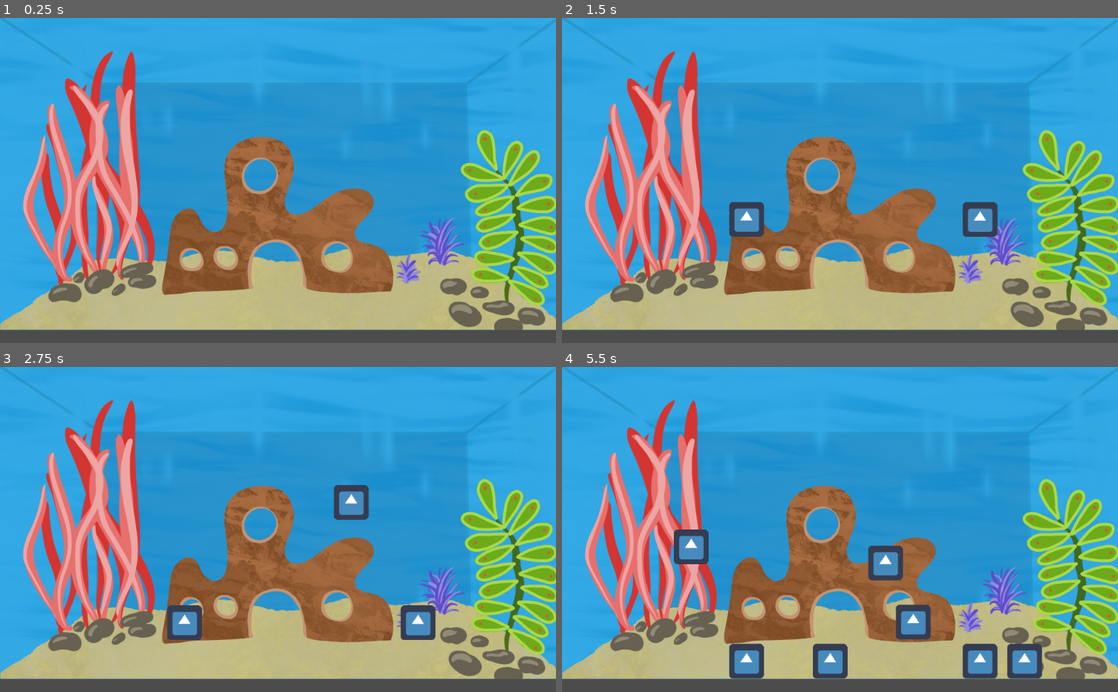
Above: before the commit, frames 1-4 (two rows, left to right).
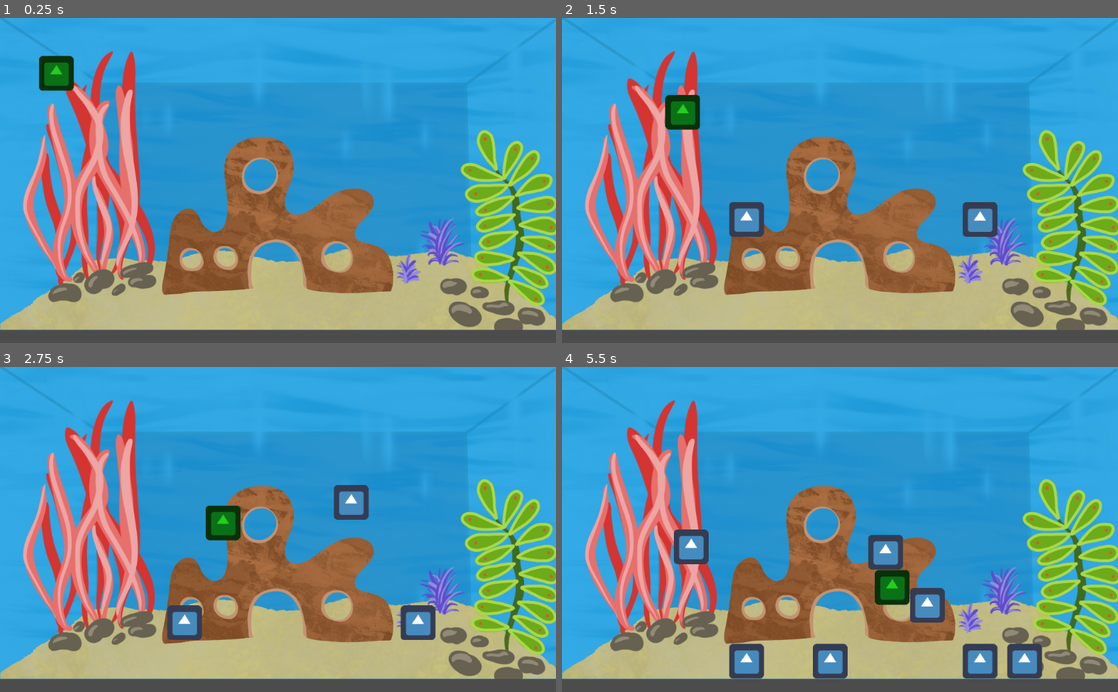
Above: after the commit, the same moments.

Repository: Quinnsicle/Aquarium
Game: Godot game, scene res://Scenes/Aquarium.tscn
The game is run twice, just before and just after one commit, with the same random seed, the same clock (stepped at 60 frames per second) and the same inputs. The engine's default icon, where the game draws it, is replaced by a stand-in: a white triangle on a blue panel in a dark square.
Inputs (mouse positions are in pixels of both pictures, inside the frame that each line leads up to):
- Up to frame 1 (0.25 s): no input
- Up to frame 2 (1.5 s): move the mouse to (962, 164) at 0.52 s; click (962, 164) at 0.6 s; move the mouse to (728, 196) at 1.27 s; click (728, 196) at 1.35 s
- Up to frame 3 (2.75 s): move the mouse to (333, 458) at 2.02 s; click (333, 458) at 2.1 s
- Up to frame 4 (5.5 s): move the mouse to (812, 594) at 2.77 s; click (812, 594) at 2.85 s; move the mouse to (1006, 578) at 3.52 s; click (1006, 578) at 3.6 s; move the mouse to (673, 480) at 4.27 s; click (673, 480) at 4.35 s; move the mouse to (867, 529) at 5.02 s; click (867, 529) at 5.1 s

The runs differ from the first frame. In frame 1, 0.7% of the frame differs, in the area x 7-14%, y 11-23%; in frame 2, 0.7%; in frame 3, 0.7%; in frame 4, 2.2%, in the area x 55-69%, y 51-84%.

Commit message:
Fish work

Diff:
--- a/KinematicBody2D.gd
+++ b/KinematicBody2D.gd
@@ -4,6 +4,8 @@
 var state = 0
 #0 for nothing, 1=right, 2=left
 
+### use prefix delta with underscore if delta is never used (_delta)
+### this is causing a warning in the debugger
 func _physics_process(delta):
 
 	if state == 0:
@@ -15,6 +17,9 @@
 		motion.x = -50
 		motion.y = -20
 
+	### you can set move_and_slide to a variable such as (collision = move_and_slide)
+	### then you can use that collision to pop the bubble or have the bubble bounce
+	### off the surface such as the wall.
 	move_and_slide(motion, Vector2(0, -1))
 
 
--- /dev/null
+++ b/Scenes/Fish.tscn
@@ -0,0 +1,19 @@
+[gd_scene load_steps=3 format=2]
+
+[ext_resource path="res://Assets/img/icon.png" type="Texture" id=1]
+[ext_resource path="res://Scripts/Fish.gd" type="Script" id=2]
+
+[node name="Fish" type="KinematicBody2D"]
+script = ExtResource( 2 )
+
+[node name="Sprite" type="Sprite" parent="."]
+modulate = Color( 0.14902, 0.807843, 0.12549, 1 )
+texture = ExtResource( 1 )
+
+[node name="CollisionPolygon2D" type="CollisionPolygon2D" parent="."]
+polygon = PoolVector2Array( -32, -32, -32, 32, 32, 32, 32, -32 )
+
+[node name="Timer" type="Timer" parent="."]
+wait_time = 10.0
+autostart = true
+[connection signal="timeout" from="Timer" to="." method="_on_Timer_timeout"]
--- a/Scenes/Food.tscn
+++ b/Scenes/Food.tscn
@@ -13,3 +13,8 @@
 [node name="CollisionPolygon2D" type="CollisionPolygon2D" parent="."]
 position = Vector2( 9.96185, 10.1022 )
 polygon = PoolVector2Array( 54.81, 55.0032, 54.389, -10.2399, -10.0122, -9.819, -9.59131, 54.442 )
+
+[node name="Timer" type="Timer" parent="."]
+wait_time = 10.0
+autostart = true
+[connection signal="ready" from="." to="." method="_on_Food_ready"]
--- a/Scripts/Aquarium.gd
+++ b/Scripts/Aquarium.gd
@@ -2,16 +2,19 @@
 
 
 func _ready():
+	var fish_scene = load("res://Scenes/Fish.tscn")
+	var fish = fish_scene.instance()
+	add_child(fish)
 	pass
 
 
 
 
-func _process(delta):
+func _process(_delta):
 		# Spawn food on left click
 	if Input.is_action_just_pressed("spawn_food"):
-		var scene = load("res://Scenes/Food.tscn")
-		var food = scene.instance()
+		var food_scene = load("res://Scenes/Food.tscn")
+		var food = food_scene.instance()
 		# set food position to mouse position
 		var mouse_position = get_viewport().get_mouse_position()
 		food.position = mouse_position
--- /dev/null
+++ b/Scripts/Fish.gd
@@ -0,0 +1,103 @@
+extends KinematicBody2D
+
+enum states {ROAM, HUNGRY, DEAD}
+var state = states.ROAM
+
+var anim_state
+var speed = 250
+var in_action = false
+
+# For roaming
+var move_target = Vector2()
+
+
+# For eating
+var food = null
+
+var velocity
+var t = 0
+
+# Called when the node enters the scene tree for the first time.
+func _ready():
+	self.position.x = 100
+	self.position.y = 100
+
+
+# Called every frame. 'delta' is the elapsed time since the previous frame.
+func _process(_delta):
+	if(!in_action):
+		choose_action()
+	# Changing the x scale flips the sprite and its attack area.
+
+	if velocity.x > 0:
+		$Sprite.scale.x = 1
+	elif velocity.x < 0:
+		$Sprite.scale.x = -1
+
+	#velocity = move_and_slide(velocity * delta)
+
+func _physics_process(delta):
+
+#	if state == states.HUNGRY:
+#		print("process hunger")
+#		velocity = velocity.move_toward(move_target, speed)
+#		var collision = move_and_collide(velocity)
+#		if collision:
+#			print(collision.collider.name)
+#		if collision.collider.name == "Food":
+#			$Food.eaten()
+
+
+	if (self.get_position() - move_target).length() > 5:
+		# not at target destination, lerp there
+		t += delta / speed
+		position = position.linear_interpolate(move_target, t)
+	else:
+		# at target destination, choose another action
+		choose_action()
+
+
+func choose_action():
+	print("choose action")
+	velocity = Vector2.ZERO
+
+	# Depending on the current state, choose a movement target.
+	match state:
+		states.DEAD:
+			print("DEAD")
+			set_physics_process(false)
+
+	# Move around the tank
+		states.ROAM:
+			print("ROAM")
+			speed = 250
+			in_action = true
+			# set roam to random point in aquarium
+			move_target = get_rand_target()
+			t = 0
+			#tween.interpolate_property(self, "position", self.position, move_target, 8, Tween.TRANS_EXPO, Tween.EASE_IN_OUT)
+
+
+	# Franticly look for food
+		states.HUNGRY:
+			print("HUNGRY")
+			speed = 500
+			if($Food._on_Food_ready):
+				move_target = $Food.position
+			else:
+				move_target = get_rand_target()
+
+func get_rand_target():
+	var target = Vector2()
+	var rand = RandomNumberGenerator.new()
+	rand.randomize()
+	var screen_size = get_viewport().get_visible_rect().size
+	target.x = rand.randf_range(0, screen_size.x)
+	target.y = rand.randf_range(0, screen_size.y)
+	print("move target (", target.x, ", ", target.y, ")")
+	return target
+
+func _on_Timer_timeout():
+	# Enter hungry state
+	print("fish is hungry!")
+	state = states.HUNGRY
--- a/Scripts/Food.gd
+++ b/Scripts/Food.gd
@@ -35,3 +35,10 @@
 
 		#queue_free()
 	#translate(motion)
+
+func eaten():
+	queue_free()
+
+
+func _on_Food_ready():
+	pass # Replace with function body.
Not shown, changed: .mono/metadata/ide_messaging_meta.txt
